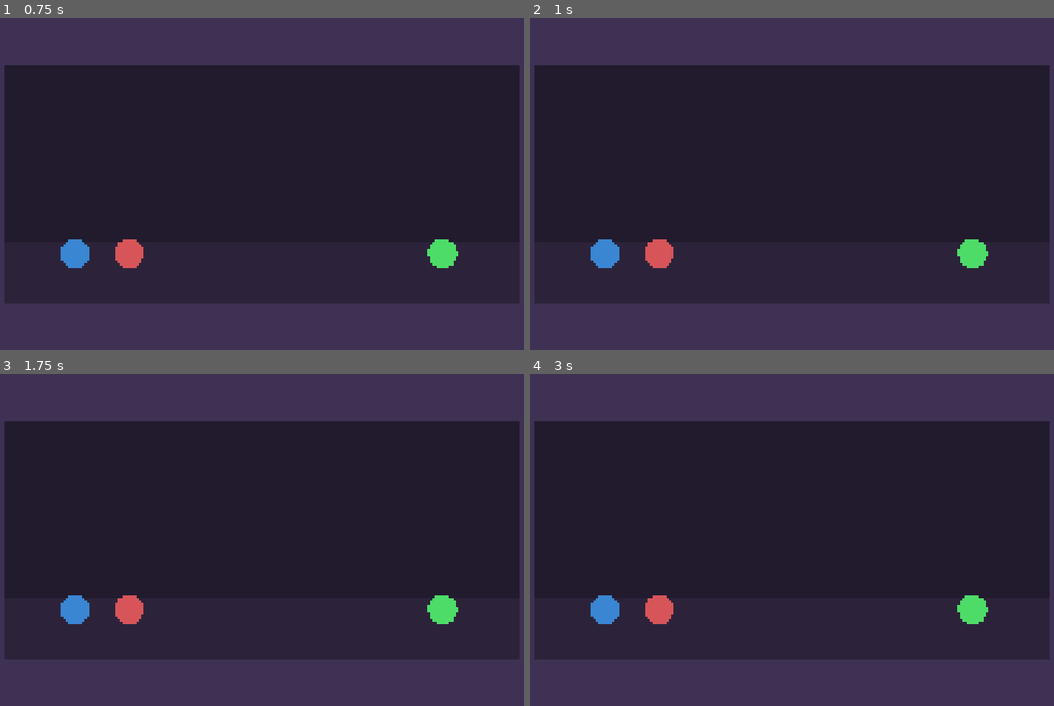
Above: before the commit, frames 1-4 (two rows, left to right).
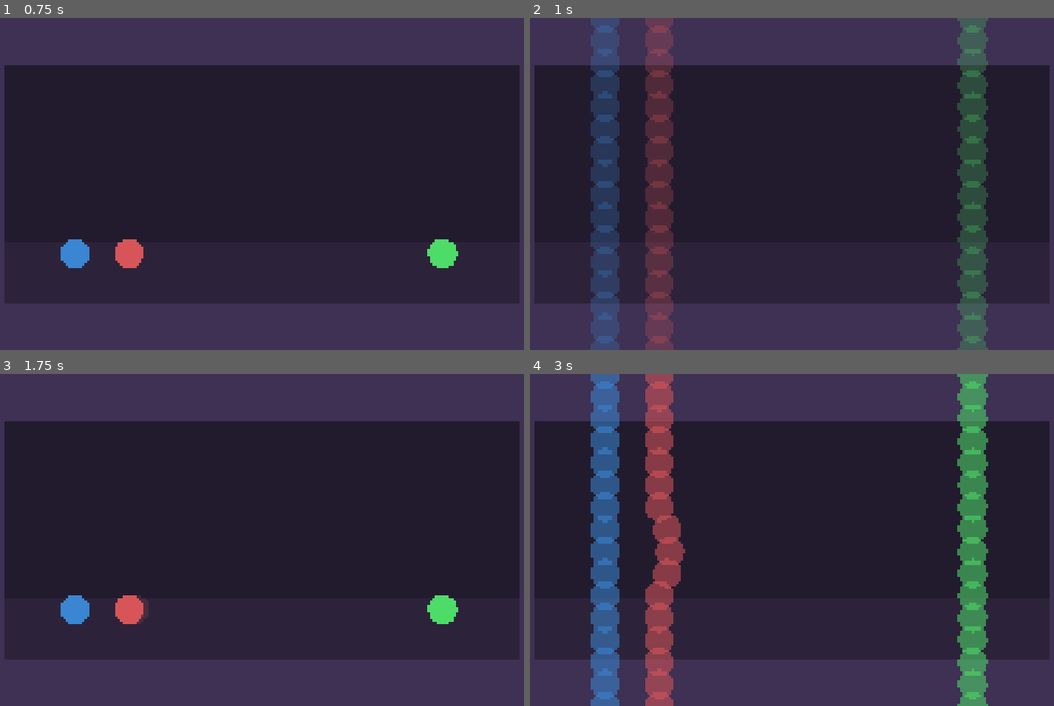
Above: after the commit, the same moments.

Repository: Z53-INCOMING/circular-present
Game: Godot game, scene res://world.tscn
The game is run twice, just before and just after one commit, with the same random seed, the same clock (stepped at 60 frames per second) and the same inputs.
Inputs (mouse positions are in pixels of both pictures, inside the frame that each line leads up to):
- Up to frame 1 (0.75 s): tap Enter (ui_accept) at 0.5, 0.6 s; move the mouse to (393, 167) at 0.52 s; hold Up (ui_up) from 0.53 s (still down); click (393, 167) at 0.67 s
- Up to frame 2 (1 s): keep holding Up (ui_up); tap Enter (ui_accept) at 0.77 s
- Up to frame 3 (1.75 s): tap Enter (ui_accept) at 1.07, 1.35, 1.52 s; move the mouse to (141, 556) at 1.27 s; release Up (ui_up) at 1.28 s; hold Down (ui_down) from 1.28 s (still down); click (141, 556) at 1.42 s
- Up to frame 4 (3 s): tap Enter (ui_accept) at 1.82, 2.1, 2.85 s; move the mouse to (849, 466) at 2.02 s; release Down (ui_down) at 2.03 s; hold Up (ui_up) from 2.03 s (still down); click (849, 466) at 2.17 s; move the mouse to (760, 606) at 2.77 s; click (760, 606) at 2.92 s

Frame 1 is identical in both runs. In frame 2, 15% of the frame differs, in the area x 11-88%, y 0-100%; in frame 3, less than 0.1%; in frame 4, 15%.

Commit message:
uy flipping

Diff:
--- a/circle.gd
+++ /dev/null
@@ -1,6 +0,0 @@
-extends RigidBody2D
-
-var color := Color.WHITE
-
-func _ready():
-	$Visual.color = color
--- a/circle.tscn
+++ b/circle.tscn
@@ -1,6 +1,4 @@
-[gd_scene load_steps=4 format=3 uid="uid://qn2fskulf78x"]
-
-[ext_resource type="Script" uid="uid://dg7ui04v6s7tj" path="res://circle.gd" id="1_ot13w"]
+[gd_scene load_steps=3 format=3 uid="uid://qn2fskulf78x"]
 
 [sub_resource type="PhysicsMaterial" id="PhysicsMaterial_ynql5"]
 friction = 0.83
@@ -11,11 +9,6 @@
 
 [node name="Circle" type="RigidBody2D"]
 physics_material_override = SubResource("PhysicsMaterial_ynql5")
-script = ExtResource("1_ot13w")
 
 [node name="Collider" type="CollisionShape2D" parent="."]
 shape = SubResource("CircleShape2D_amgc1")
-
-[node name="Visual" type="Polygon2D" parent="."]
-antialiased = true
-polygon = PackedVector2Array(64, 0, 59.1283, 24.4917, 45.2548, 45.2548, 24.4917, 59.1283, -2.79753e-06, 64, -24.4917, 59.1283, -45.2548, 45.2548, -59.1283, 24.4917, -64, -5.59506e-06, -59.1283, -24.4917, -45.2548, -45.2548, -24.4917, -59.1283, 7.63192e-07, -64, 24.4918, -59.1283, 45.2548, -45.2548, 59.1283, -24.4917)
--- /dev/null
+++ b/circle_visual.tscn
@@ -0,0 +1,5 @@
+[gd_scene format=3 uid="uid://cgi5igp8d6rdl"]
+
+[node name="CircleVisual" type="Polygon2D"]
+antialiased = true
+polygon = PackedVector2Array(64, 0, 59.1283, 24.4917, 45.2548, 45.2548, 24.4917, 59.1283, -2.79753e-06, 64, -24.4917, 59.1283, -45.2548, 45.2548, -59.1283, 24.4917, -64, -5.59506e-06, -59.1283, -24.4917, -45.2548, -45.2548, -24.4917, -59.1283, 7.63192e-07, -64, 24.4918, -59.1283, 45.2548, -45.2548, 59.1283, -24.4917)
--- a/circular_present_object.gd
+++ b/circular_present_object.gd
@@ -1,6 +1,7 @@
 extends Node2D
 
 @onready var circular_object_scene := preload("res://circle.tscn")
+@onready var circular_visual_scene := preload("res://circle_visual.tscn")
 
 @export var color: Color = Color.WHITE
 
@@ -12,6 +13,8 @@
 
 var selected := -1
 
+var uy_flipped := false
+
 func _ready():
 	present_resolution = get_parent().present_resolution
 	present_radius = get_parent().present_radius
@@ -22,9 +25,14 @@
 		circular_object.collision_layer = int(pow(2.0, i))
 		circular_object.collision_mask = int(pow(2.0, i))
 
-		circular_object.color = color
+		add_child(circular_object)
 
-		add_child(circular_object)
+	for i in present_resolution:
+		var circular_visual: Polygon2D = circular_visual_scene.instantiate()
+
+		circular_visual.color = color
+
+		add_child(circular_visual)
 
 func _process(delta):
 	var camera_u: float = get_parent().camera_u
@@ -56,8 +64,18 @@
 
 		current.apply_central_impulse((previous_force + next_force) * 0.5 * delta * time_stiffness)
 
-		# Fade out the object if it's far away on the u axis
-		current.modulate.a = pow(1.0 - absf(angle_difference((float(i) / float(present_resolution)) * TAU - PI, camera_u - PI) / PI), 2.0)
+		# Update the polygon
+		var polygon: Polygon2D = get_child(i + present_resolution)
+
+		polygon.global_transform = current.global_transform
+		polygon.modulate.a = pow(1.0 - absf(angle_difference((float(i) / float(present_resolution)) * TAU - PI, camera_u - PI) / PI), 2.0)
+
+		if uy_flipped:
+			polygon.global_position.y = (1.0 - (i / float(present_resolution - 1))) * 1440.0
+			polygon.modulate.a = pow(1.0 - absf((current.global_position.y - ((camera_u / TAU) * 1440.0)) / 1440.0), 2.0)
+
+	if Input.is_action_just_pressed("ui_accept"):
+		uy_flipped = !uy_flipped
 
 	if selected != -1:
 		var closest_to_mouse = get_child(selected)
@@ -69,9 +87,18 @@
 		if event.button_index == MOUSE_BUTTON_LEFT:
 			if event.pressed:
 				var camera_u_index := int((get_parent().camera_u / TAU) * present_resolution)
+				if uy_flipped:
+					camera_u_index = int((1.0 - (get_global_mouse_position().y / 1440.0)) * float(present_resolution))
+					if camera_u_index >= present_resolution:
+						camera_u_index = present_resolution - 1
+
 				var closest_to_mouse = get_child(camera_u_index)
 
-				if get_global_mouse_position().distance_to(closest_to_mouse.global_position) < 64.0:
-					selected = camera_u_index
+				if uy_flipped:
+					if absf(get_global_mouse_position().x - closest_to_mouse.global_position.x) < 64.0:
+						selected = camera_u_index
+				else:
+					if get_global_mouse_position().distance_to(closest_to_mouse.global_position) < 64.0:
+						selected = camera_u_index
 			else:
 				selected = -1
Not shown, removed: circle.gd.uid
